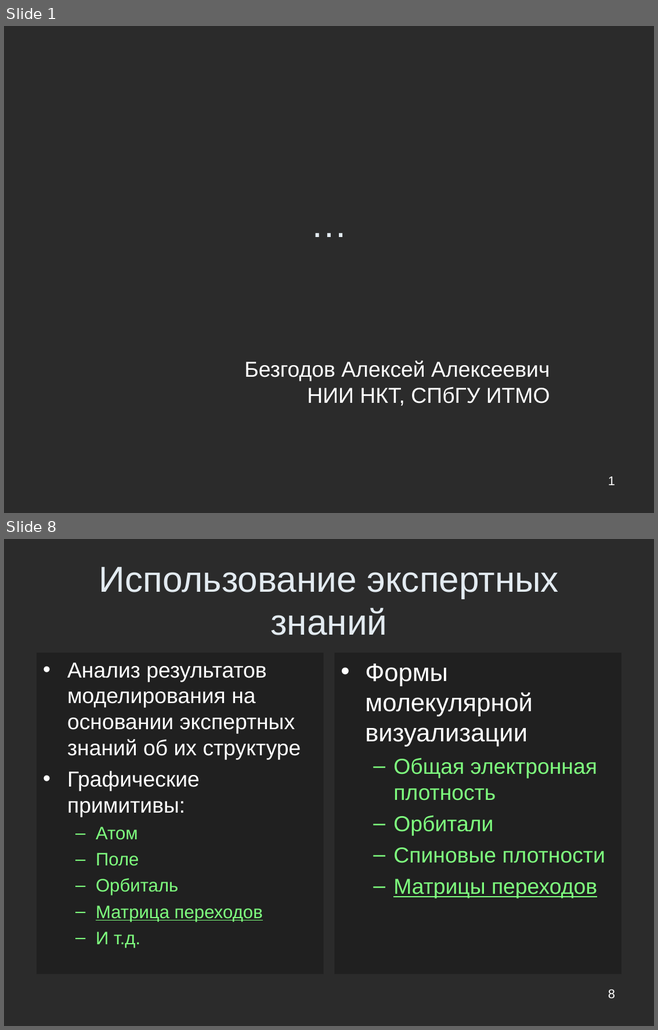
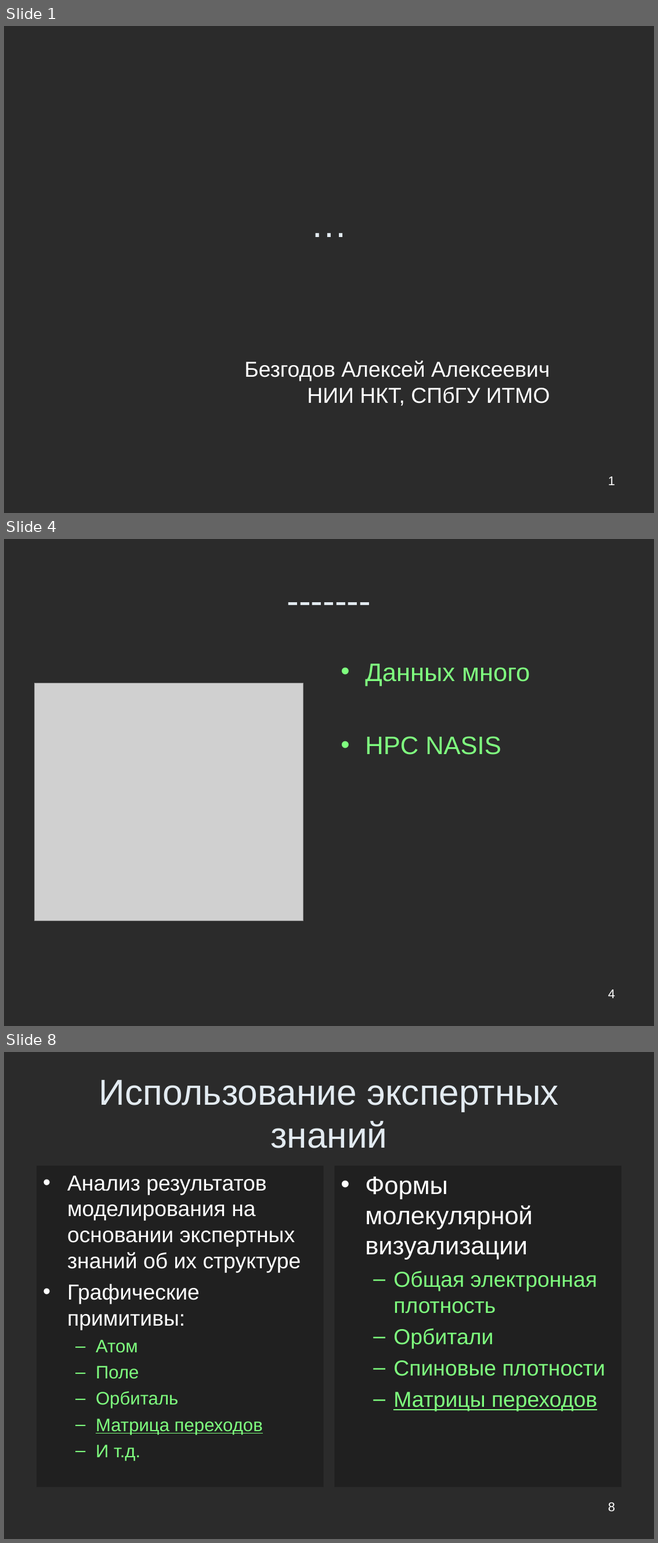
Before and after one commit to Jacobi20/nano-vis, a slide deck: trunk/docs/cys2010.ppt. Shown one above the other, each under a label of ours: slides 1 and 8 before the commit, slides 1, 4 and 8 after it; the slides between them are not shown. The pictures are 658x1030 and 658x1543 pixels, drawn with LibreOffice and Linux fonts; fonts in the diff are those of the drawing; grey boxes stand for pictures; background and template pictures are left out; a plain dark background stands for a picture behind light text. Boxes give left, top, right and bottom in pixels: in the first picture for what was removed or moved away, otherwise in the second. Text is boxed around its words. In the diff, an @@ line names an element or a change of style, - is before the commit and + after.

```diff
--- a/trunk/docs/cys2010.ppt
+++ b/trunk/docs/cys2010.ppt
@@ slide 4 added at (4,539,654,1026), background picture (left out) @@
@@ title added at (36,559,621,640), 40 pt, text #E3EBF1 @@
+-------
@@ text added at (365,664,529,755), 28 pt, text #7FFF7F @@
+• Данных много
+• HPC NASIS
@@ picture added at (35,683,303,921) @@
@@ page number added at (608,990,615,998), 14 pt, text #FFFFFF @@
+4
```
Also in this commit, not shown: 7 slides changed, 2 other slides added, 1 slide removed, 7 other files.
